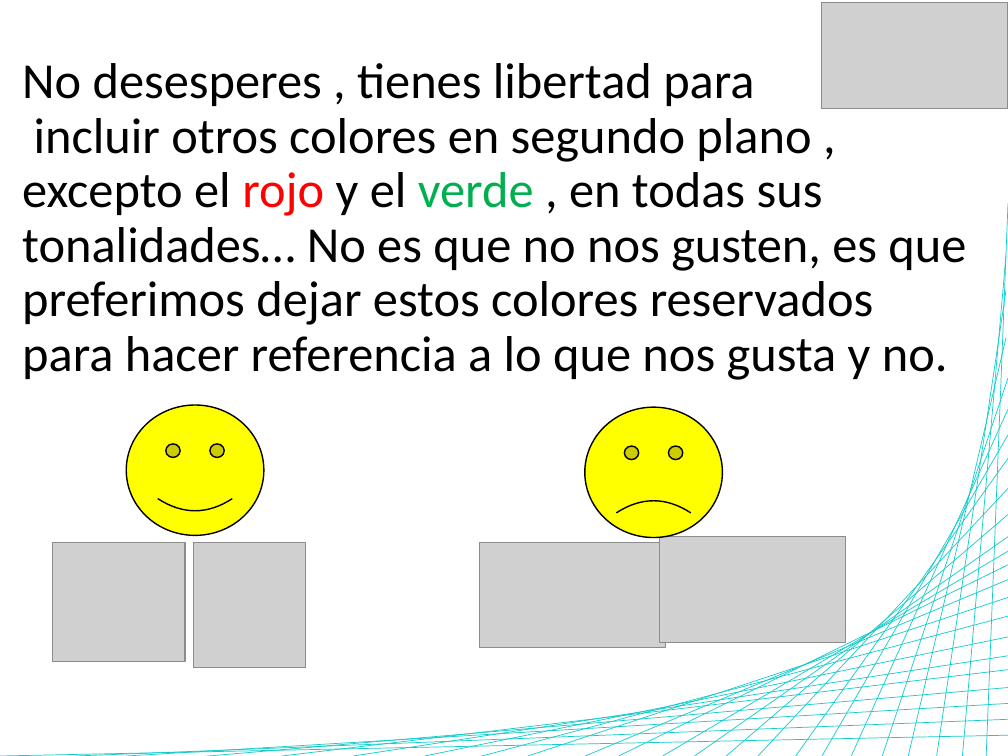
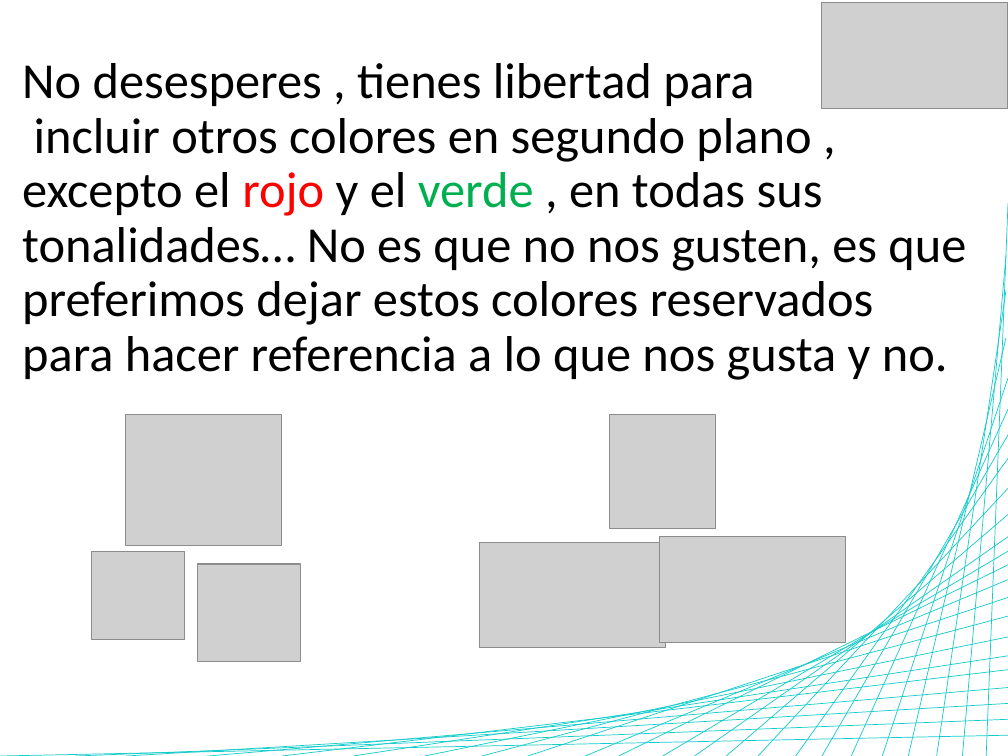
Before and after one commit to FiradeWebs/Proyecto7, a slide deck: slide 6 of Libro de Estilos/Know About It.pptx. Drawn at 1008x756 pixels with LibreOffice and Linux fonts; fonts in the diff are those of the drawing; grey boxes stand for pictures. Boxes give left, top, right and bottom in pixels: in the first picture for what was removed or moved away, otherwise in the second. Text is boxed around its words. In the diff, an @@ line names an element or a change of style, - is before the commit and + after.

```diff
--- a/Libro de Estilos/Know About It.pptx
+++ b/Libro de Estilos/Know About It.pptx
@@ smiley face removed at [126, 405, 264, 535] @@
@@ picture added at [126, 414, 282, 545] @@
@@ smiley face removed at [585, 407, 723, 537] @@
@@ picture added at [610, 414, 716, 527] @@
@@ picture: place and size @@
-picture at [52, 542, 185, 662]
+picture at [92, 551, 185, 640]
@@ picture: place and size @@
-picture at [194, 542, 305, 667]
+picture at [198, 564, 300, 662]
```
Also in this commit, not shown: 2 other slides changed, 6 other files.
